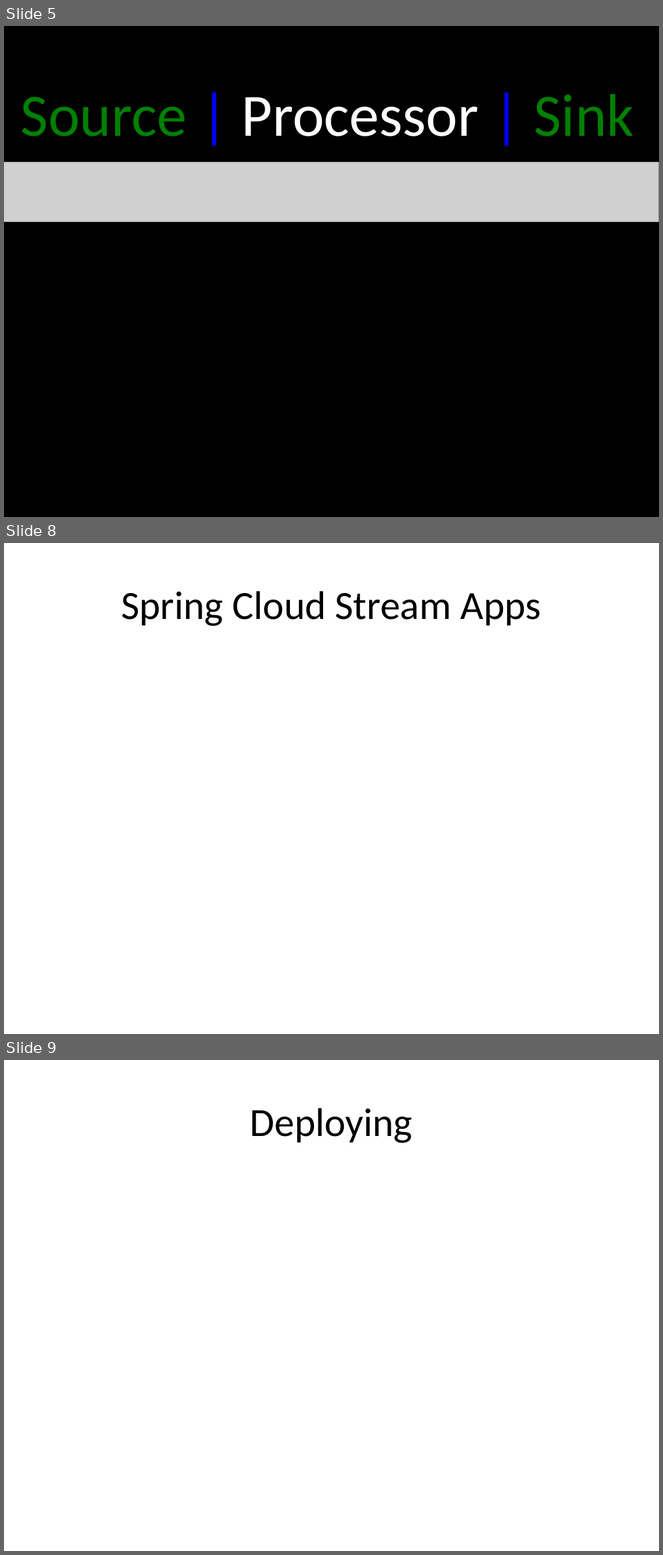
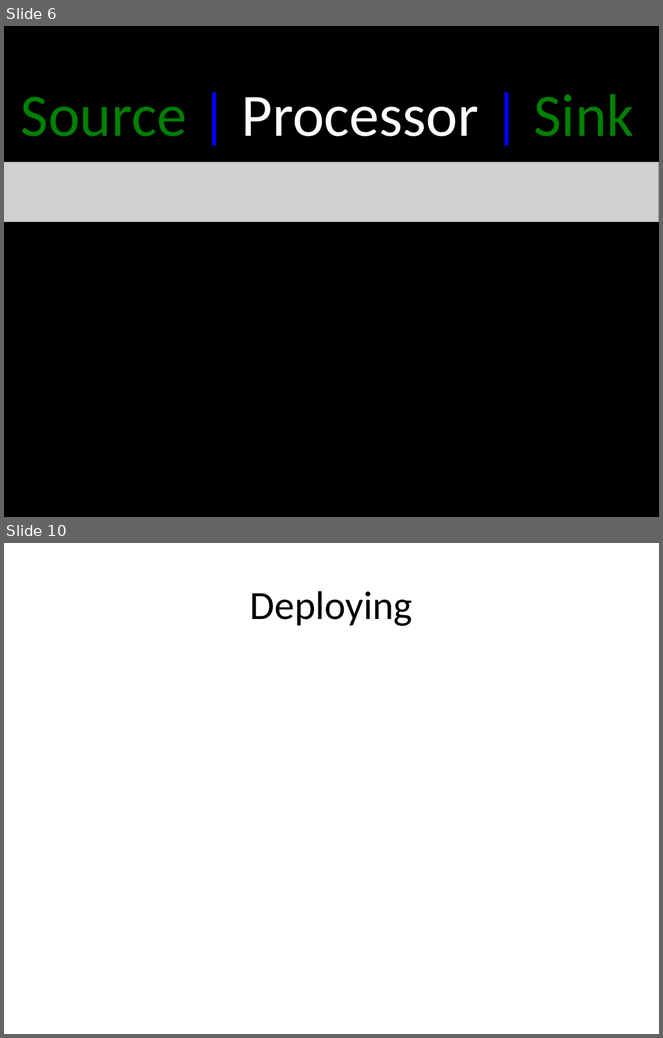
Before and after one commit to cppwfs/DNDataflow, a slide deck: presentations/DNdataflowStreams.pptx. Shown one above the other, each under a label of ours: slides 5, 8 and 9 before the commit, slides 6 and 10 after it; the slides between them are not shown. The pictures are 663x1555 and 663x1038 pixels, drawn with LibreOffice and Linux fonts; fonts in the diff are those of the drawing; grey boxes stand for pictures. Boxes give left, top, right and bottom in pixels: in the first picture for what was removed or moved away, otherwise in the second. Text is boxed around its words. In the diff, an @@ line names an element or a change of style, - is before the commit and + after.

Commit message:
update to the stream presentation

```diff
--- a/presentations/DNdataflowStreams.pptx
+++ b/presentations/DNdataflowStreams.pptx
@@ slide 8 removed at [4, 543, 659, 1034], background #FFFFFF @@
@@ title removed at [121, 591, 541, 626] @@
-Spring Cloud Stream Apps
@@ what was slide 5 is now slide 6 @@
@@ what was slide 9 is now slide 10 @@
```
Also in this commit, not shown: 1 slide changed, 7 slides added, 4 other slides removed.
